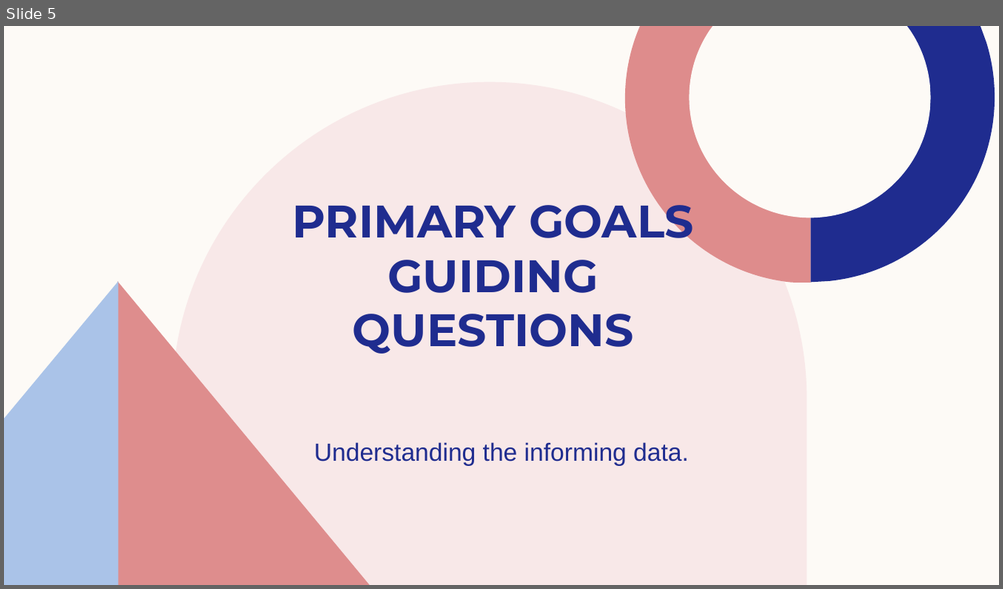
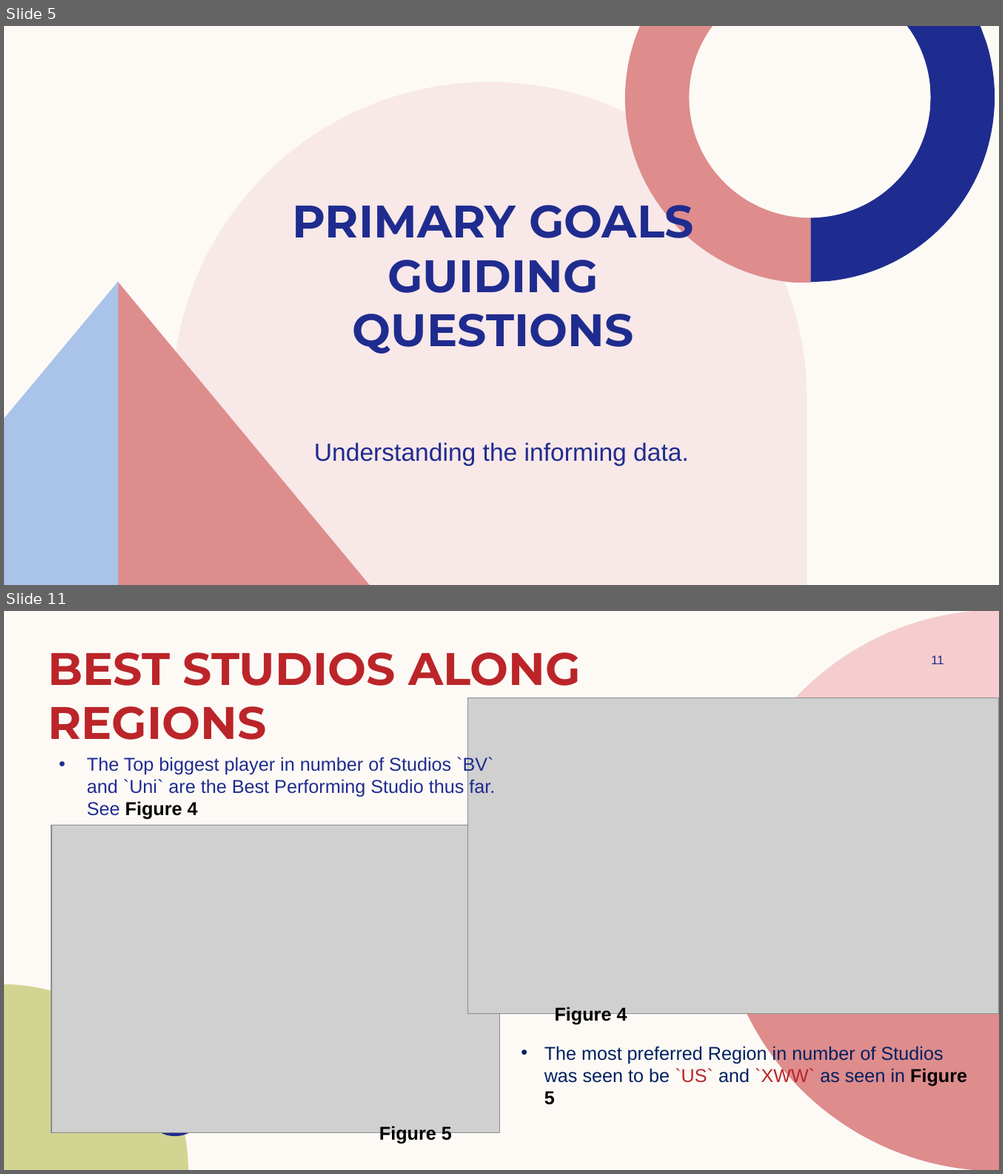
Before and after one commit to rurigi-waweru/dsc-waweru-phase-one-project, a slide deck: Presentation (MICROSOFT STUDIO).pptx. Shown one above the other, each under a label of ours: slide 5 before the commit, slides 5 and 11 after it; the slides between them are not shown. The pictures are 1003x589 and 1003x1174 pixels, drawn with LibreOffice and Linux fonts; fonts in the diff are those of the drawing; grey boxes stand for pictures; background and template pictures are left out. Boxes give left, top, right and bottom in pixels: in the first picture for what was removed or moved away, otherwise in the second. Text is boxed around its words. In the diff, an @@ line names an element or a change of style, - is before the commit and + after.

```diff
--- a/Presentation (MICROSOFT STUDIO).pptx
+++ b/Presentation (MICROSOFT STUDIO).pptx
@@ slide 11 added at box(4, 611, 999, 1170), background #FDFAF6 @@
@@ freeform shape added at box(719, 611, 999, 891), fill #F5CDCE @@
@@ title added at box(48, 652, 580, 740), 44 pt, text #BC2529, bold @@
+BEST STUDIOS ALONG REGIONS
@@ page number added at box(930, 655, 943, 664), 12 pt, text #1F2C8F @@
+11
@@ picture added at box(468, 698, 999, 1014) @@
@@ freeform shape added at box(819, 712, 999, 891), fill #D2D592 @@
@@ text added at box(87, 756, 495, 820), 18 pt, text #1F2C8F @@
+• The Top biggest player in number of Studios `BV` and `Uni` are the Best Performing Studio thus far. See Figure 4
@@ picture added at box(51, 825, 499, 1133) @@
@@ freeform shape added at box(719, 891, 999, 1170), fill #DE8C8C @@
@@ freeform shape added at box(4, 985, 188, 1170), fill #D2D592 @@
@@ text added at box(555, 1007, 627, 1025), 18 pt, text #000000, bold @@
+Figure 4
@@ text added at box(544, 1045, 967, 1105), 18 pt, text #002060 @@
+• The most preferred Region in number of Studios was seen to be `US` and `XWW` as seen in Figure 5
@@ freeform shape added at box(144, 1073, 207, 1137), fill #1F2C8F @@
@@ text added at box(379, 1126, 452, 1144), 18 pt, text #000000, bold @@
+Figure 5
```
Also in this commit, not shown: 4 slides changed, 8 other slides added, 4 slides removed, 22 other files.
